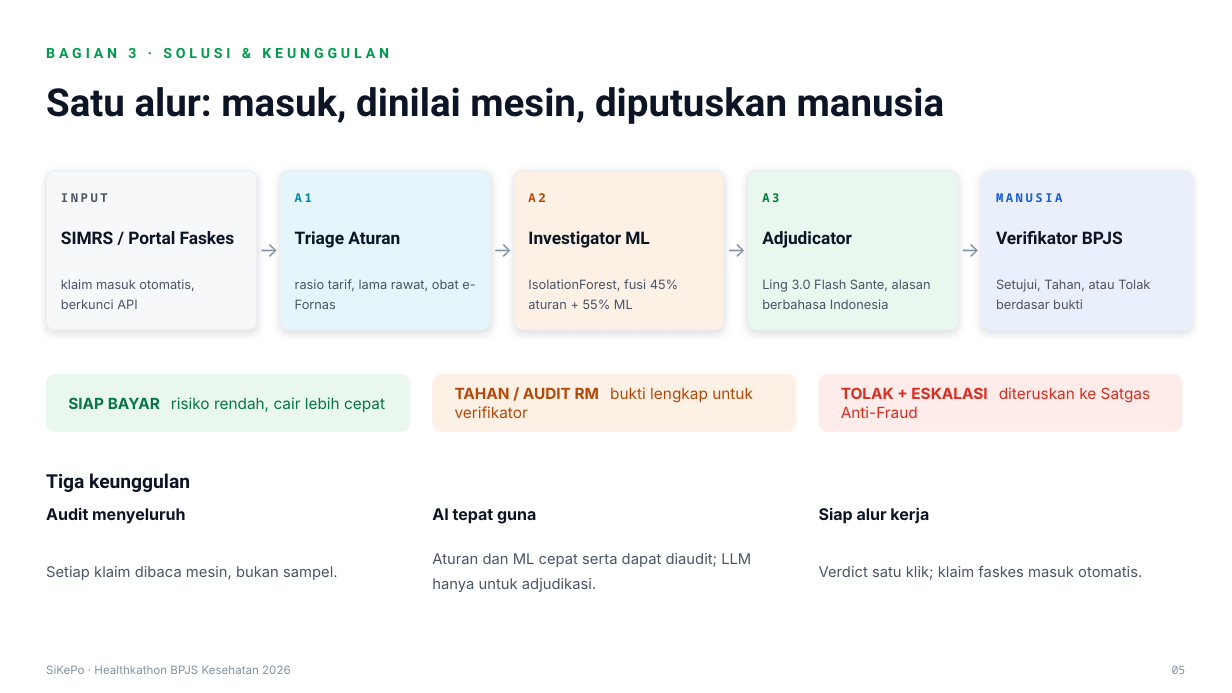
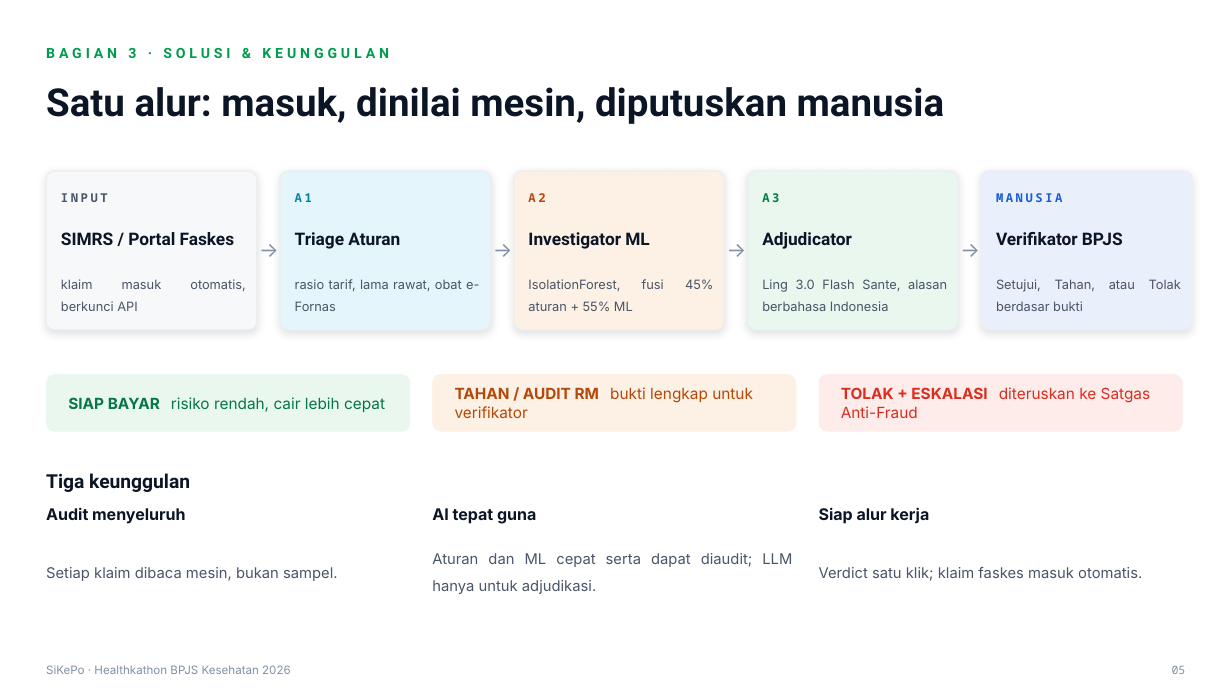
Before and after one commit to dkfadhila/sikepo, a slide deck: slide 5 of proposal/Proposal_SiKePo_Healthkathon2026.pptx. Drawn at 1232x693 pixels with LibreOffice and Linux fonts; fonts in the diff are those of the drawing. Boxes give left, top, right and bottom in pixels: in the first picture for what was removed or moved away, otherwise in the second. Text is boxed around its words. In the diff, an @@ line names an element or a change of style, - is before the commit and + after.

```diff
--- a/proposal/Proposal_SiKePo_Healthkathon2026.pptx
+++ b/proposal/Proposal_SiKePo_Healthkathon2026.pptx
@@ alignment left to justified; line spacing 1.3 to 1.45 in 5 elements at bbox=[61, 279, 246, 311], bbox=[295, 279, 479, 311], bbox=[528, 279, 633, 311], bbox=[762, 279, 947, 311], bbox=[996, 279, 1181, 292] @@
@@ text "Aturan dan ML cepat serta ..." at bbox=[432, 553, 792, 594]: alignment left to justified; line spacing 1.38 to 1.5 @@
```
Also in this commit, not shown: 13 other slides changed, 2 other files.
